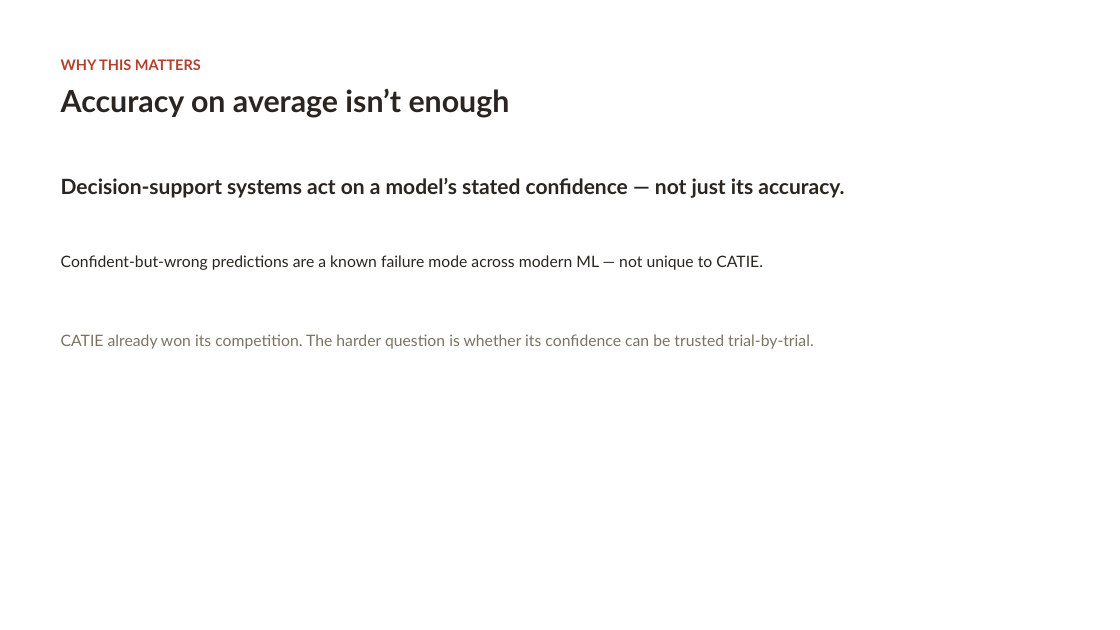
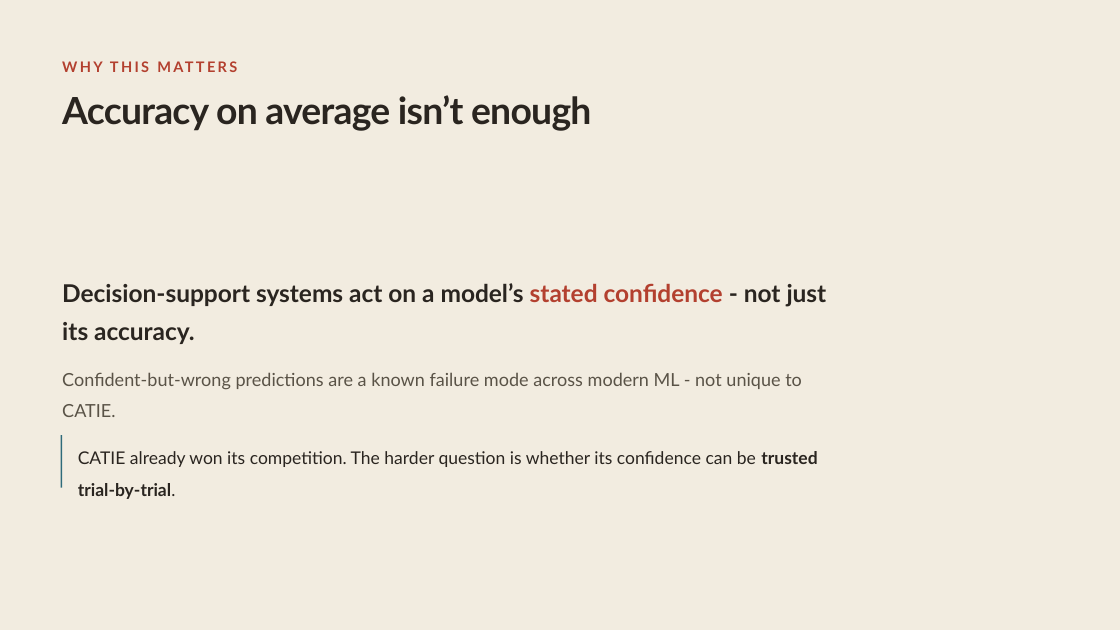
Before and after one commit to ShirHolzman/Amirim-Research, a slide deck: slide 2 of Amirim-Presentation.pptx. Drawn at 1120x630 pixels with LibreOffice and Linux fonts; fonts in the diff are those of the drawing. Boxes give left, top, right and bottom in pixels: in the first picture for what was removed or moved away, otherwise in the second. Text is boxed around its words. In the diff, an @@ line names an element or a change of style, - is before the commit and + after.

```diff
--- a/Amirim-Presentation.pptx
+++ b/Amirim-Presentation.pptx
@@ background #FFFFFF to #F2ECE0 @@
@@ text "WHY THIS MATTERS" at (x1=60, y1=56, x2=1120, y2=76): letter spacing 0 to 3 pt @@
@@ text "Accuracy on average isn’t enough" at (x1=62, y1=95, x2=592, y2=131): size 39 to 48 pt, letter spacing 0 to -1 pt; line spacing 1 to 1.08 @@
@@ text at (x1=62, y1=283, x2=827, y2=344): text changed; size 27 to 31.5 pt @@
-Decision-support systems act on a model’s stated confidence — not just its accuracy.
+Decision-support systems act on a model’s stated confidence - not just its accuracy.
@@ text at (x1=62, y1=372, x2=802, y2=417): text changed; size 20.2 to 23.2 pt; text colour #2A2520 to #5A5347 @@
-Confident-but-wrong predictions are a known failure mode across modern ML — not unique to CATIE.
+Confident-but-wrong predictions are a known failure mode across modern ML - not unique to CATIE.
@@ rectangle added at (x1=60, y1=435, x2=62, y2=488), fill #2F6B7A @@
@@ text "CATIE already won its competition. ..." moved from (x1=61, y1=334, x2=814, y2=349) to (x1=78, y1=451, x2=817, y2=499) @@
@@ text "CATIE already won its competition. ..." at (x1=78, y1=451, x2=817, y2=499): size 20.2 to 22.5 pt, text colour #7C7363 to #2A2520; bold on in "trusted trial-by-trial."; line spacing 1 to 1.5 @@
```
Also in this commit, not shown: 15 other slides changed, 2 slides added, 2 slides removed, 2 other files.
